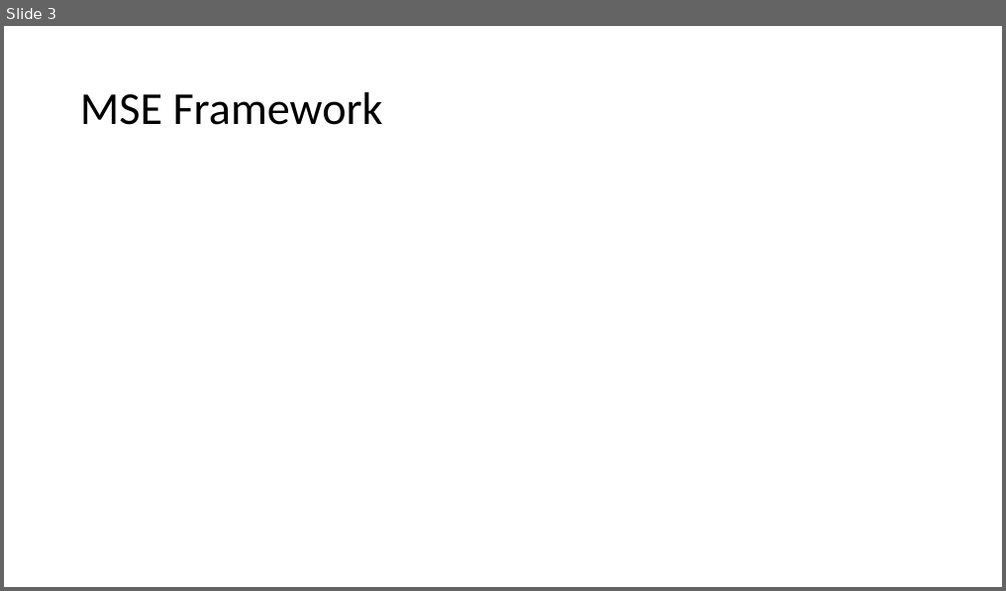
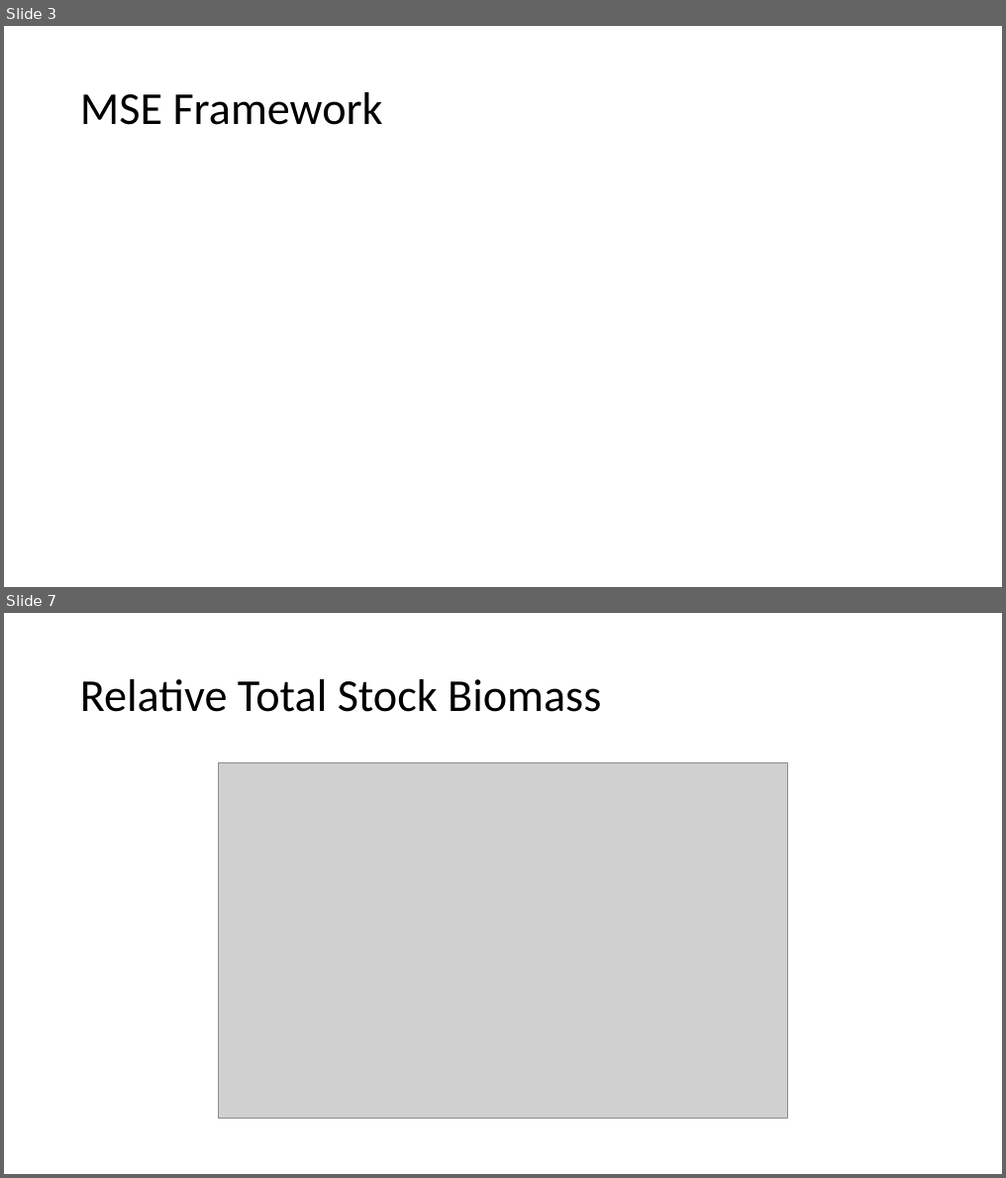
Before and after one commit to Blue-Matter/SAFMC-MSE, a slide deck: docs/Presentations/RedSnapper_Gag_demo.pptx. Shown one above the other, each under a label of ours: slide 3 before the commit, slides 3 and 7 after it; the slides between them are not shown. The pictures are 1006x591 and 1006x1178 pixels, drawn with LibreOffice and Linux fonts; fonts in the diff are those of the drawing; grey boxes stand for pictures. Boxes give left, top, right and bottom in pixels: in the first picture for what was removed or moved away, otherwise in the second. Text is boxed around its words. In the diff, an @@ line names an element or a change of style, - is before the commit and + after.

```diff
--- a/docs/Presentations/RedSnapper_Gag_demo.pptx
+++ b/docs/Presentations/RedSnapper_Gag_demo.pptx
@@ slide 7 added at <box>4,613,1002,1174</box>, background #FFFFFF @@
@@ title added at <box>80,679,601,712</box>, 44 pt, text #000000 @@
+Relative Total Stock Biomass
@@ picture added at <box>218,762,788,1119</box> @@
```
Also in this commit, not shown: 1 slide changed, 19 other slides added, 1 slide removed, 18 other files.
